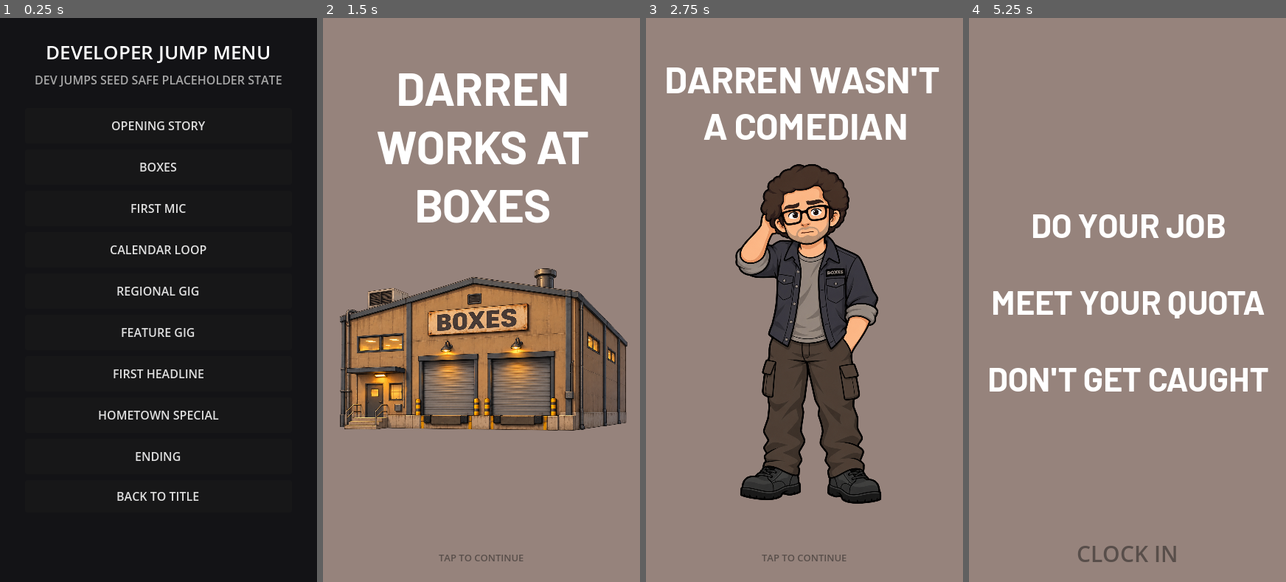
Above: before the commit, frames 1-4 (left to right).
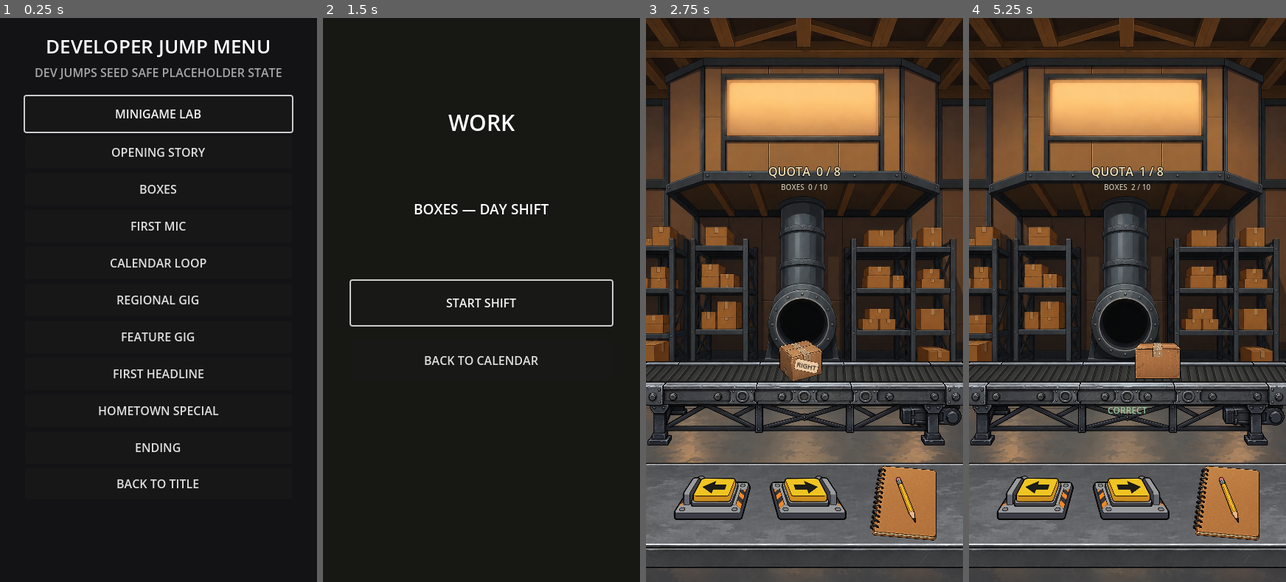
Above: after the commit, the same moments.

Repository: patrickcallahancomedy/comedian
Game: Godot game, scene res://scenes/core/developer_jump_menu.tscn
The game is run twice, just before and just after one commit, with the same random seed, the same clock (stepped at 60 frames per second) and the same inputs. This scene is started directly instead of the project's main scene.
Inputs (mouse positions are in pixels of both pictures, inside the frame that each line leads up to):
- Up to frame 1 (0.25 s): no input
- Up to frame 2 (1.5 s): click (481, 113) at 0.5 s, where only the run after the commit has a clickable "MINIGAME LAB"; click (481, 159) at 1.25 s, where only the run after the commit has a clickable "BOXES — NORMAL SHIFT"
- Up to frame 3 (2.75 s): click (804, 305) at 2 s, where only the run after the commit has a clickable "START SHIFT"
- Up to frame 4 (5.25 s): click (1038, 491) at 2.77 s; tap Enter (ui_accept) at 3.5, 3.77, 4.25 s; move the mouse to (1197, 271) at 3.52 s; click (1197, 271) at 3.67 s; drag from (1064, 328) to (1111, 412) at 4.27 s; click (1127, 491) at 5.02 s

The runs differ from the first frame. In frame 1, 5.9% of the frame differs, in the area x 7-93%, y 3-86%; in frame 2, 98%; in frame 3, 97%; in frame 4, 100%, in the area x 0-100%, y 0-100%.
Error before the commit: Attempt to call function 'grab_focus' in base 'null instance' on a null instance. (res://scripts/core/developer_jump_menu.gd:12)

Commit message:
Expose Minigame Lab in developer menu

Diff:
--- a/godot/scenes/core/developer_jump_menu.tscn
+++ b/godot/scenes/core/developer_jump_menu.tscn
@@ -26,12 +26,12 @@
 anchor_right = 1.0
 anchor_bottom = 1.0
 offset_left = 34.0
-offset_top = 28.0
+offset_top = 20.0
 offset_right = -34.0
-offset_bottom = -28.0
+offset_bottom = -20.0
 grow_horizontal = 2
 grow_vertical = 2
-theme_override_constants/separation = 8
+theme_override_constants/separation = 6
 
 [node name="TitleLabel" type="Label" parent="Background/Layout"]
 layout_mode = 2
@@ -40,63 +40,69 @@
 horizontal_alignment = 1
 
 [node name="StatusLabel" type="Label" parent="Background/Layout"]
-custom_minimum_size = Vector2(0, 42)
+custom_minimum_size = Vector2(0, 38)
 layout_mode = 2
 theme_override_colors/font_color = Color(0.65, 0.65, 0.65, 1)
 text = "SKELETON ALPHA"
 horizontal_alignment = 1
 autowrap_mode = 2
 
+[node name="MinigameLabButton" type="Button" parent="Background/Layout"]
+custom_minimum_size = Vector2(0, 48)
+layout_mode = 2
+text = "MINIGAME LAB"
+
 [node name="OpeningButton" type="Button" parent="Background/Layout"]
-custom_minimum_size = Vector2(0, 48)
+custom_minimum_size = Vector2(0, 44)
 layout_mode = 2
 text = "OPENING STORY"
 
 [node name="BoxesButton" type="Button" parent="Background/Layout"]
-custom_minimum_size = Vector2(0, 48)
+custom_minimum_size = Vector2(0, 44)
 layout_mode = 2
 text = "BOXES"
 
 [node name="FirstMicButton" type="Button" parent="Background/Layout"]
-custom_minimum_size = Vector2(0, 48)
+custom_minimum_size = Vector2(0, 44)
 layout_mode = 2
 text = "FIRST MIC"
 
 [node name="CalendarButton" type="Button" parent="Background/Layout"]
-custom_minimum_size = Vector2(0, 48)
+custom_minimum_size = Vector2(0, 44)
 layout_mode = 2
 text = "CALENDAR LOOP"
 
 [node name="RegionalButton" type="Button" parent="Background/Layout"]
-custom_minimum_size = Vector2(0, 48)
+custom_minimum_size = Vector2(0, 44)
 layout_mode = 2
 text = "REGIONAL GIG"
 
 [node name="FeatureButton" type="Button" parent="Background/Layout"]
-custom_minimum_size = Vector2(0, 48)
+custom_minimum_size = Vector2(0, 44)
 layout_mode = 2
 text = "FEATURE GIG"
 
 [node name="HeadlineButton" type="Button" parent="Background/Layout"]
-custom_minimum_size = Vector2(0, 48)
+custom_minimum_size = Vector2(0, 44)
 layout_mode = 2
 text = "FIRST HEADLINE"
 
 [node name="SpecialButton" type="Button" parent="Background/Layout"]
-custom_minimum_size = Vector2(0, 48)
+custom_minimum_size = Vector2(0, 44)
 layout_mode = 2
 text = "HOMETOWN SPECIAL"
 
 [node name="EndingButton" type="Button" parent="Background/Layout"]
-custom_minimum_size = Vector2(0, 48)
+custom_minimum_size = Vector2(0, 44)
 layout_mode = 2
 text = "ENDING"
 
 [node name="MainMenuButton" type="Button" parent="Background/Layout"]
-custom_minimum_size = Vector2(0, 44)
+custom_minimum_size = Vector2(0, 42)
 layout_mode = 2
 text = "BACK TO TITLE"
 
+[connection signal="pressed" from="Background/Layout/MinigameLabButton" to="." method="_on_minigame_lab_button_pressed"]
 [connection signal="pressed" from="Background/Layout/OpeningButton" to="." method="_on_opening_button_pressed"]
 [connection signal="pressed" from="Background/Layout/BoxesButton" to="." method="_on_boxes_button_pressed"]
 [connection signal="pressed" from="Background/Layout/FirstMicButton" to="." method="_on_first_mic_button_pressed"]
